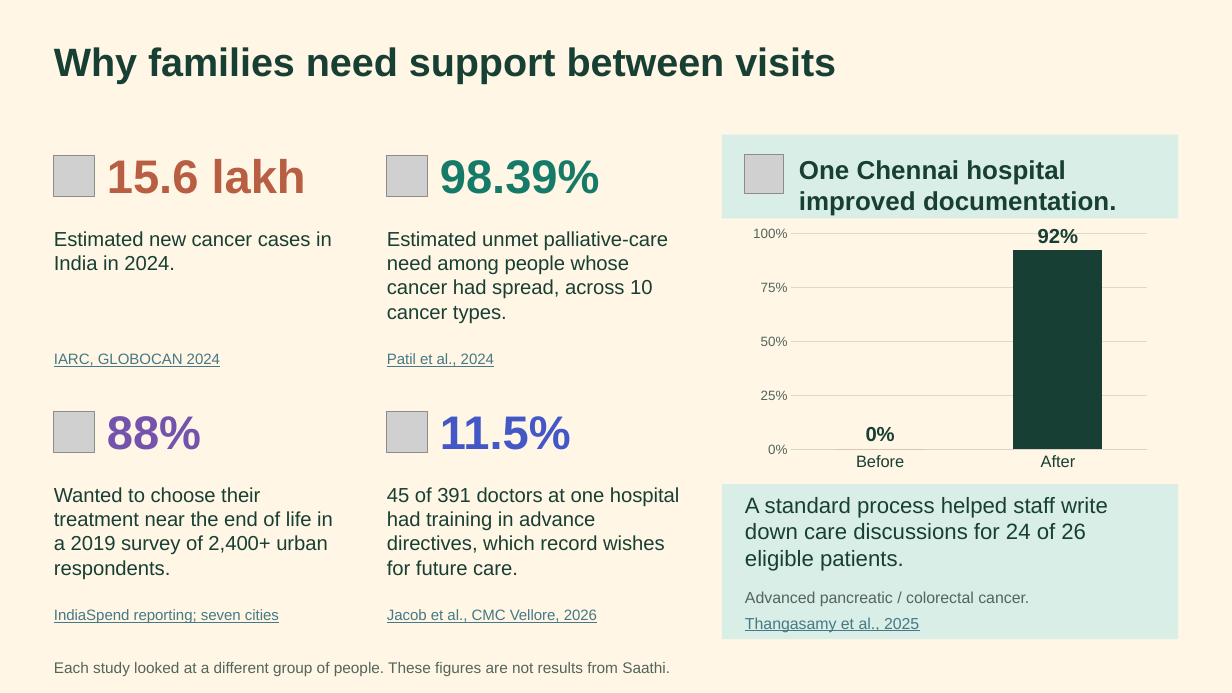
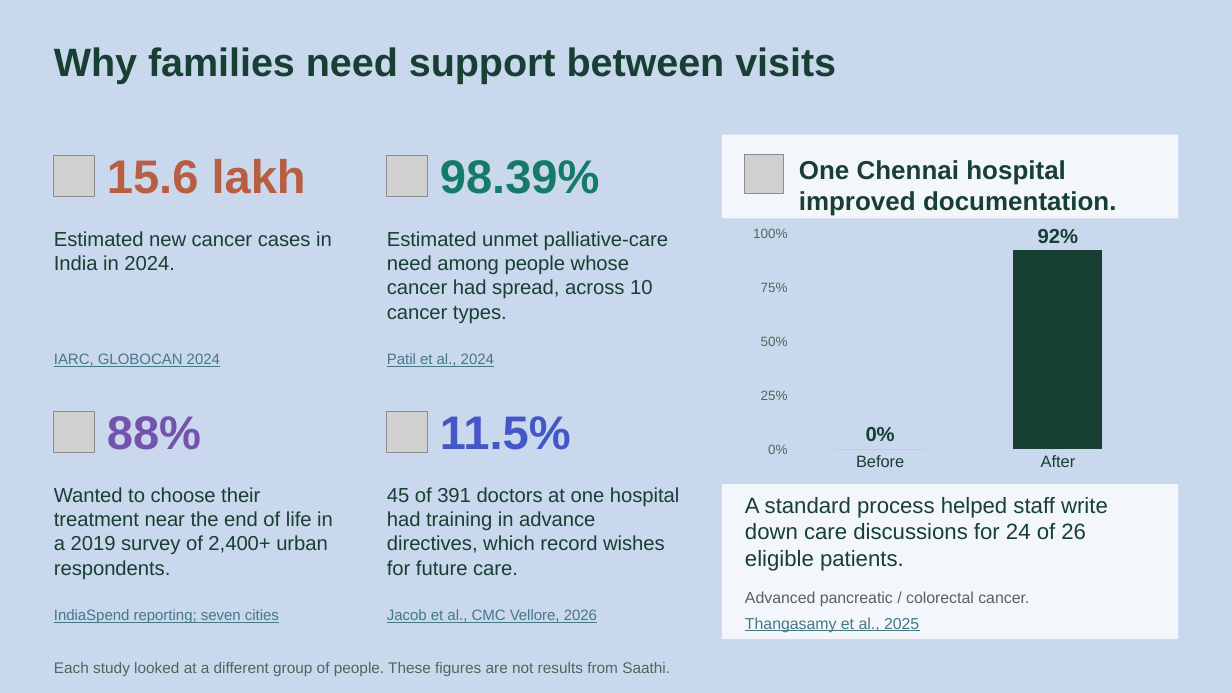
Before and after one commit to basithladdu/healthathon, a slide deck: slide 3 of submission/Saathi_Healthathon_Final.pptx. Drawn at 1232x693 pixels with LibreOffice and Linux fonts; fonts in the diff are those of the drawing; grey boxes stand for pictures. Boxes give left, top, right and bottom in pixels: in the first picture for what was removed or moved away, otherwise in the second. Text is boxed around its words. In the diff, an @@ line names an element or a change of style, - is before the commit and + after.

Commit message:
Improve Saathi deck colours and show the website address

```diff
--- a/submission/Saathi_Healthathon_Final.pptx
+++ b/submission/Saathi_Healthathon_Final.pptx
@@ background #FFF6E5 to #CAD8ED @@
@@ rectangle at [722,135,1178,219]: fill #D9EEE6 to #F3F6FA @@
@@ rectangle at [722,484,1178,640]: fill #D9EEE6 to #F3F6FA @@
```
Also in this commit, not shown: 3 other slides changed, 3 other files.
